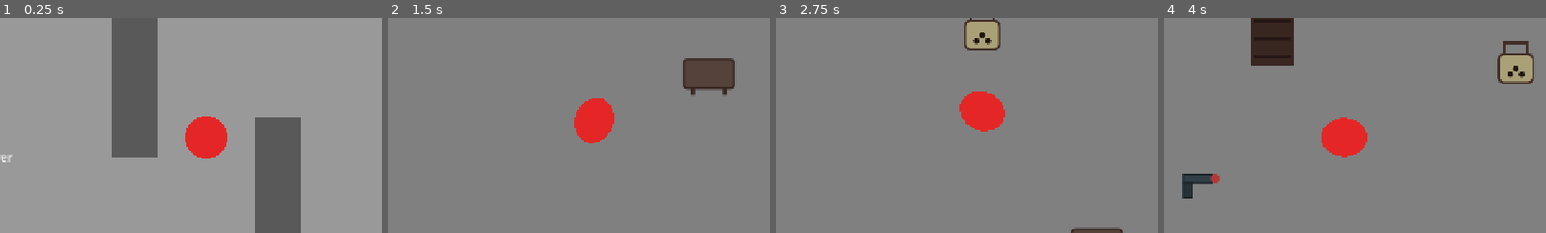
Above: before the commit, frames 1-4 (left to right).
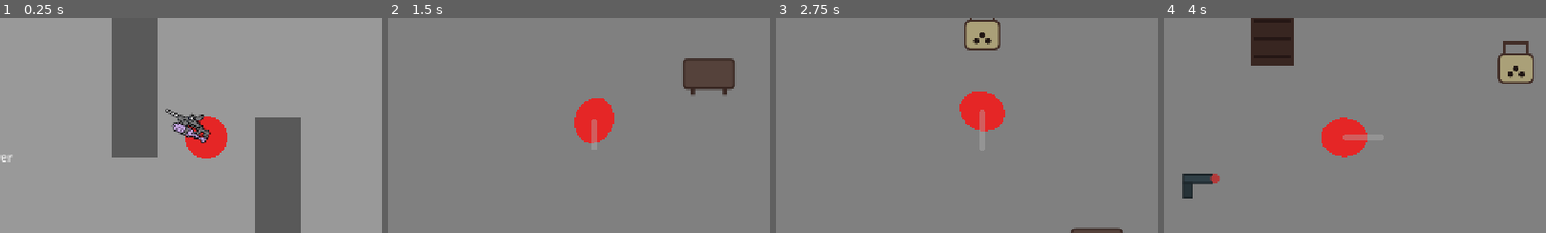
Above: after the commit, the same moments.

Repository: coyote321/BobaGame
Game: Godot game, scene res://Scenes copy/MissionScene.tscn
The game is run twice, just before and just after one commit, with the same random seed, the same clock (stepped at 60 frames per second) and the same inputs. This scene is started directly instead of the project's main scene.
Inputs (mouse positions are % of the whole screen's width and height, from its top left):
- Up to frame 1 (0.25 s): no input
- Up to frame 2 (1.5 s): click "ABORT MISSION" at 0.5 s; tap Enter at 1.25 s; move the mouse to (45, 70) at 1.27 s; hold W (move_up) from 1.28 s (still down); tap 1 (weapon_1) at 1.35 s; click (45, 70) at 1.42 s
- Up to frame 3 (2.75 s): keep holding W (move_up); tap 2 (weapon_2) at 1.55, 2.1 s; move the mouse to (80, 65) at 2.02 s; tap 3 (weapon_3) at 2.3 s
- Up to frame 4 (4 s): move the mouse to (20, 35) at 2.77 s; release W (move_up) at 2.78 s; hold A (move_left) from 2.78 s (still down); tap 3 (weapon_3) at 2.85 s; tap 1 (weapon_1) at 3.05 s; move the mouse to (55, 50) at 3.52 s; tap G (ability) at 3.6 s; click (55, 50) at 3.67 s; tap 2 (weapon_2) at 3.8 s
The pictures show only the part of the screen within x 23-73%, y 22-72%; the shares and areas given below are measured in that part.

The runs differ from the first frame. In frame 1, 0.9% of the frame differs, in the area x 43-56%, y 42-59%; in frame 2, 0.2%; in frame 3, 0.1%; in frame 4, 0.2%.

Commit message:
Added visuals to weapons

Diff:
--- /dev/null
+++ b/Scenes/KitchenKnife.tscn
@@ -0,0 +1,13 @@
+[gd_scene load_steps=2 format=3 uid="uid://knife_scene"]
+
+[ext_resource type="Texture2D" path="res://Assets/Sprites/kitchen_knife.png" id="1_knife"]
+
+[node name="KitchenKnife" type="Node2D"]
+
+[node name="Sprite" type="Sprite2D" parent="."]
+scale = Vector2(1.0, 1.0)
+texture = ExtResource("1_knife")
+texture_filter = 0
+
+[node name="Muzzle" type="Marker2D" parent="."]
+position = Vector2(26, -5)
--- a/Scenes/PauseMenu.tscn
+++ b/Scenes/PauseMenu.tscn
@@ -1,8 +1,8 @@
 [gd_scene load_steps=8 format=3 uid="uid://dak3l4m5n6o7"]
 
-[ext_resource type="Script" path="res://Scripts/PauseMenu.gd" id="1_script"]
-[ext_resource type="FontFile" uid="uid://dn5unlqgldrcv" path="res://Assets/Fonts/Montserrat-Bold.ttf" id="2_font_bold"]
-[ext_resource type="FontFile" uid="uid://cdahggeitls5a" path="res://Assets/Fonts/Montserrat-SemiBold.ttf" id="3_font_semi"]
+[ext_resource type="Script" uid="uid://b0fxrwpw6n70g" path="res://Scripts/PauseMenu.gd" id="1_script"]
+[ext_resource type="FontFile" uid="uid://dn5unlqgldrcv" path="res://Assets copy/Fonts/Montserrat-Bold.ttf" id="2_font_bold"]
+[ext_resource type="FontFile" uid="uid://cdahggeitls5a" path="res://Assets copy/Fonts/Montserrat-SemiBold.ttf" id="3_font_semi"]
 
 [sub_resource type="StyleBoxFlat" id="StyleBoxFlat_Panel"]
 bg_color = Color(0.07, 0.07, 0.09, 0.97)
@@ -32,6 +32,22 @@
 corner_radius_bottom_right = 4
 corner_radius_bottom_left = 4
 
+[sub_resource type="StyleBoxFlat" id="StyleBoxFlat_ButtonPressed"]
+content_margin_left = 20.0
+content_margin_top = 10.0
+content_margin_right = 20.0
+content_margin_bottom = 10.0
+bg_color = Color(0.12, 0.12, 0.14, 1)
+border_width_left = 1
+border_width_top = 1
+border_width_right = 1
+border_width_bottom = 1
+border_color = Color(0.91, 0.76, 0.29, 0.7)
+corner_radius_top_left = 4
+corner_radius_top_right = 4
+corner_radius_bottom_right = 4
+corner_radius_bottom_left = 4
+
 [sub_resource type="StyleBoxFlat" id="StyleBoxFlat_ButtonHover"]
 content_margin_left = 20.0
 content_margin_top = 10.0
@@ -43,22 +59,6 @@
 border_width_right = 1
 border_width_bottom = 1
 border_color = Color(0.91, 0.76, 0.29, 0.5)
-corner_radius_top_left = 4
-corner_radius_top_right = 4
-corner_radius_bottom_right = 4
-corner_radius_bottom_left = 4
-
-[sub_resource type="StyleBoxFlat" id="StyleBoxFlat_ButtonPressed"]
-content_margin_left = 20.0
-content_margin_top = 10.0
-content_margin_right = 20.0
-content_margin_bottom = 10.0
-bg_color = Color(0.12, 0.12, 0.14, 1.0)
-border_width_left = 1
-border_width_top = 1
-border_width_right = 1
-border_width_bottom = 1
-border_color = Color(0.91, 0.76, 0.29, 0.7)
 corner_radius_top_left = 4
 corner_radius_top_right = 4
 corner_radius_bottom_right = 4
@@ -117,7 +117,7 @@
 theme_override_colors/font_color = Color(1, 1, 1, 1)
 theme_override_fonts/font = ExtResource("2_font_bold")
 theme_override_font_sizes/font_size = 32
-text = "PAUSED"
+text = "Pause Menu"
 horizontal_alignment = 1
 
 [node name="AccentLine" type="ColorRect" parent="Control/PanelContainer/MarginContainer/VBoxContainer"]
--- /dev/null
+++ b/Scenes/Pistol.tscn
@@ -0,0 +1,13 @@
+[gd_scene load_steps=2 format=3 uid="uid://pistol_scene"]
+
+[ext_resource type="Texture2D" path="res://Assets/Sprites/bobagun.png" id="1_bobagun"]
+
+[node name="Pistol" type="Node2D"]
+
+[node name="Sprite" type="Sprite2D" parent="."]
+scale = Vector2(1.5, 1.5)
+texture = ExtResource("1_bobagun")
+texture_filter = 0
+
+[node name="Muzzle" type="Marker2D" parent="."]
+position = Vector2(42, -4)
--- a/Scenes/Player.tscn
+++ b/Scenes/Player.tscn
@@ -1,7 +1,7 @@
 [gd_scene load_steps=6 format=3 uid="uid://player123"]
 
-[ext_resource type="Script" path="res://Scripts/PlayerController.gd" id="1_script"]
-[ext_resource type="PackedScene" uid="uid://projectile123" path="res://Scenes/Projectile.tscn" id="3_proj"]
+[ext_resource type="Script" uid="uid://dlyn7b6a0yojw" path="res://Scripts/PlayerController.gd" id="1_script"]
+[ext_resource type="PackedScene" uid="uid://b11035iclj11" path="res://Scenes copy/Projectile.tscn" id="3_proj"]
 
 [sub_resource type="CircleShape2D" id="CircleShape2D_player"]
 radius = 30.0
@@ -25,7 +25,7 @@
 
 [sub_resource type="AnimationLibrary" id="AnimationLibrary_player"]
 _data = {
-"walk": SubResource("Animation_walk")
+&"walk": SubResource("Animation_walk")
 }
 
 [node name="Player" type="CharacterBody2D"]
@@ -35,9 +35,7 @@
 projectile_scene = ExtResource("3_proj")
 
 [node name="Trail" type="Line2D" parent="."]
-visible = false
 top_level = true
-width = 10.0
 default_color = Color(0.7, 0.7, 0.7, 0.4)
 joint_mode = 2
 begin_cap_mode = 2
@@ -58,7 +56,7 @@
 
 [node name="AnimationPlayer" type="AnimationPlayer" parent="."]
 libraries = {
-"": SubResource("AnimationLibrary_player")
+&"": SubResource("AnimationLibrary_player")
 }
 
 [node name="InteractionArea" type="Area2D" parent="."]
--- a/Scripts/Customer.gd
+++ b/Scripts/Customer.gd
@@ -86,7 +86,7 @@
 	var text = ""
 
 	if is_secret_agent:
-		text = "🦉 SECRET ORDER\n"
+		text = "SECRET ORDER\n"
 
 	text += order["base"]
 	if order["milk"] == "Milk":
@@ -94,8 +94,7 @@
 	if order["topping"] != "None":
 		text += " + " + order["topping"]
 
-	if is_secret_agent:
-		text += "\n(The owl...)"
+
 
 	order_label.text = text
 
@@ -128,7 +127,7 @@
 	is_waiting = false
 
 	if is_secret_agent:
-		order_label.text = "🦉 The owl flies\nat midnight..."
+		order_label.text = "Contract accepted."
 	elif satisfaction_score >= 4:
 		order_label.text = "★★★★★ Amazing!"
 	elif satisfaction_score >= 3:
--- a/Scripts/GameManager.gd
+++ b/Scripts/GameManager.gd
@@ -30,6 +30,7 @@
 var weapons: Dictionary = {
 	"Pistol": {
 		"damage": 10, "fire_rate": 1.0, "unlock_level": 1, "cost": 0, "type": "ranged",
+		"weapon_scene": "res://Scenes/Pistol.tscn",
 		"tuning": {
 			"projectile_speed": 850.0, "projectile_size": 10.0, "projectile_lifetime": 2.2,
 			"spread_deg": 1.5, "projectile_color": Color(1.0, 0.42, 0.55),
@@ -51,6 +52,8 @@
 	},
 	"Kitchen Knife": {
 		"damage": 25, "fire_rate": 0.5, "unlock_level": 1, "cost": 0, "type": "melee",
+		"weapon_scene": "res://Scenes/KitchenKnife.tscn",
+		"hold_offset": Vector2(40, 6),
 		"tuning": {
 			"melee_range": 80.0, "melee_arc_dot": 0.5, "lunge_distance": 10.0,
 			"swing_rotation": 0.35, "kick_duration": 0.06, "recover_duration": 0.09,
--- a/Scripts/HUD.gd
+++ b/Scripts/HUD.gd
@@ -60,6 +60,10 @@
 	_set_slot_label(hotbar_slot1, "1: " + GameManager.equipped_main)
 	_set_slot_label(hotbar_slot2, "2: " + GameManager.equipped_melee)
 	_set_slot_label(hotbar_slot3, "3: " + GameManager.equipped_special)
+	# Reset all slots to unselected (overrides Hotbar.tscn defaults)
+	hotbar_slot1.add_theme_stylebox_override("panel", _unselected_style)
+	hotbar_slot2.add_theme_stylebox_override("panel", _unselected_style)
+	hotbar_slot3.add_theme_stylebox_override("panel", _unselected_style)
 
 func _set_slot_label(slot: Panel, text: String):
 	var label = slot.get_node_or_null("Label")
--- a/Scripts/PlayerController.gd
+++ b/Scripts/PlayerController.gd
@@ -49,6 +49,7 @@
 var _weapon_muzzle_flash: Polygon2D
 var _shot_anim_tween: Tween
 var _muzzle_flash_inner: Polygon2D
+var _current_weapon_node: Node2D = null
 
 func _ready():
 	health = GameManager.max_health
@@ -58,6 +59,7 @@
 	await get_tree().process_frame
 	hud_node = get_tree().current_scene.find_child("HUD", true, false)
 	_ensure_weapon_vfx_nodes()
+	_update_weapon_scene()
 
 func _physics_process(delta):
 	if fire_cooldown > 0:
@@ -153,6 +155,45 @@
 	# Update HUD
 	if hud_node and hud_node.has_method("update_weapon"):
 		hud_node.update_weapon(idx, weapon_name)
+	_update_weapon_scene()
+
+func _update_weapon_scene() -> void:
+	if not has_node("Visuals"):
+		return
+	# Remove old weapon scene
+	if _current_weapon_node and is_instance_valid(_current_weapon_node):
+		_current_weapon_node.queue_free()
+		_current_weapon_node = null
+	# No weapons in shop phase
+	if GameManager.current_phase == "SHOP":
+		return
+	# Get weapon scene path
+	var weapon_name = _get_current_weapon_name()
+	var weapon_data = GameManager.weapons.get(weapon_name, {})
+	var scene_path = weapon_data.get("weapon_scene", "")
+	if scene_path == "":
+		return
+	var scene = load(scene_path)
+	if scene:
+		_current_weapon_node = scene.instantiate()
+		var offset = weapon_data.get("hold_offset", Vector2(32, 8))
+		_current_weapon_node.position = offset
+		$Visuals.add_child(_current_weapon_node)
+
+func _get_muzzle_global_position() -> Vector2:
+	if _current_weapon_node and is_instance_valid(_current_weapon_node):
+		var muzzle = _current_weapon_node.get_node_or_null("Muzzle")
+		if muzzle:
+			return muzzle.global_position
+	# Fallback: offset from player center
+	return global_position + _get_facing_direction() * 34.0
+
+func _get_muzzle_local_position() -> Vector2:
+	if _current_weapon_node and is_instance_valid(_current_weapon_node):
+		var muzzle = _current_weapon_node.get_node_or_null("Muzzle")
+		if muzzle:
+			return _current_weapon_node.position + muzzle.position
+	return Vector2(34, 0)
 
 func _ensure_weapon_vfx_nodes() -> void:
 	if not has_node("Visuals"):
@@ -164,7 +205,7 @@
 	_weapon_muzzle_flash.name = "MuzzleFlash"
 	_weapon_muzzle_flash.color = Color(1.0, 0.9, 0.7, 0.0)
 	_weapon_muzzle_flash.polygon = _make_star_polygon(22.0, 8.0, 6)
-	_weapon_muzzle_flash.position = Vector2(34, 0)
+	_weapon_muzzle_flash.position = _get_muzzle_local_position()
 	_weapon_muzzle_flash.z_index = 120
 	$Visuals.add_child(_weapon_muzzle_flash)
 
@@ -231,7 +272,7 @@
 		var random_rot = randf_range(-0.3, 0.3)
 		_weapon_muzzle_flash.color = flash_color
 		_weapon_muzzle_flash.polygon = _make_star_polygon(flash_size.x, flash_size.y * 0.6, 5 + randi() % 3)
-		_weapon_muzzle_flash.position = Vector2.ZERO
+		_weapon_muzzle_flash.position = _get_muzzle_local_position()
 		_weapon_muzzle_flash.rotation = random_rot
 		_weapon_muzzle_flash.scale = Vector2(0.6, 0.6)
 		_weapon_muzzle_flash.modulate.a = 1.0
@@ -284,7 +325,7 @@
 	scale_curve.add_point(Vector2(1.0, 0.0))
 	particles.scale_amount_curve = scale_curve
 
-	particles.global_position = global_position + direction * 34.0
+	particles.global_position = _get_muzzle_global_position()
 	particles.z_index = 115
 	get_parent().add_child(particles)
 
@@ -317,7 +358,7 @@
 	fade.set_color(1, Color(0.65, 0.52, 0.25, 0.0))
 	shell.color_ramp = fade
 
-	shell.global_position = global_position + direction * 20.0
+	shell.global_position = _get_muzzle_global_position()
 	shell.z_index = 90
 	get_parent().add_child(shell)
 	_auto_free_after(shell, 0.8)
@@ -391,6 +432,7 @@
 	melee_anim_tuning["kick_rotation"] = float(tuning.get("swing_rotation", 0.3))
 
 	_play_shot_animation(facing_dir, melee_anim_tuning)
+	_play_melee_swing(tuning)
 	global_position += facing_dir * float(tuning.get("lunge_distance", 8.0))
 
 	var melee_range = float(tuning.get("melee_range", 80.0))
@@ -399,6 +441,7 @@
 
 	var enemies_node = get_parent().get_node_or_null("Enemies")
 	if enemies_node:
+		var attack_origin = _get_muzzle_global_position()
 		for enemy in enemies_node.get_children():
 			if enemy.has_method("take_damage"):
 				var dist = global_position.distance_to(enemy.global_position)
@@ -409,6 +452,26 @@
 						_spawn_melee_hit_effect(enemy.global_position, burst_color)
 
 	fire_cooldown = GameManager.weapons.get(weapon_name, {}).get("fire_rate", 0.5)
+
+func _play_melee_swing(tuning: Dictionary) -> void:
+	if not _current_weapon_node or not is_instance_valid(_current_weapon_node):
+		return
+	var swing_duration = (float(tuning.get("kick_duration", 0.06)) + float(tuning.get("recover_duration", 0.09))) * 2.5
+	var swing_angle = float(tuning.get("swing_rotation", 0.35))
+
+	var weapon = _current_weapon_node
+	var start_rot = weapon.rotation
+	var start_scale = weapon.scale
+
+	var tween = create_tween()
+	# Wind up (rotate back, scale up)
+	tween.tween_property(weapon, "rotation", start_rot - swing_angle * 2.5, swing_duration * 0.15).set_trans(Tween.TRANS_SINE).set_ease(Tween.EASE_IN)
+	tween.parallel().tween_property(weapon, "scale", start_scale * 1.3, swing_duration * 0.15)
+	# Slash forward (fast, big arc)
+	tween.tween_property(weapon, "rotation", start_rot + swing_angle * 5.0, swing_duration * 0.25).set_trans(Tween.TRANS_EXPO).set_ease(Tween.EASE_OUT)
+	# Recover
+	tween.tween_property(weapon, "rotation", start_rot, swing_duration * 0.6).set_trans(Tween.TRANS_ELASTIC).set_ease(Tween.EASE_OUT)
+	tween.parallel().tween_property(weapon, "scale", start_scale, swing_duration * 0.4).set_trans(Tween.TRANS_SINE)
 
 func _spawn_slash_arc(direction: Vector2, radius: float, color: Color, tuning: Dictionary) -> void:
 	var arc = Polygon2D.new()
@@ -607,7 +670,7 @@
 	shape.shape = circle
 	projectile.add_child(shape)
 
-	projectile.global_position = global_position + direction * 34.0
+	projectile.global_position = _get_muzzle_global_position()
 
 	get_parent().add_child(projectile)
 	projectile.body_entered.connect(projectile._on_body_entered)
@@ -814,7 +877,7 @@
 	shape.shape = circle
 	flame.add_child(shape)
 
-	flame.global_position = global_position + base_dir * 25
+	flame.global_position = _get_muzzle_global_position()
 	get_parent().add_child(flame)
 
 	flame.body_entered.connect(flame._on_body_entered)
--- a/Scripts/ShopController.gd
+++ b/Scripts/ShopController.gd
@@ -272,7 +272,7 @@
 		current_order.append(ing)
 		order_description += ing + " "
 	if randf() < 0.4:
-		order_description += "\n\nSPECIAL ORDER: 'The Owl flies at midnight.'"
+		order_description += "\n\nSPECIAL ORDER"
 		GameManager.target_order_received = true
 	lbl_order.text = order_description
 
--- a/Scripts/ShopManager.gd
+++ b/Scripts/ShopManager.gd
@@ -291,7 +291,7 @@
 
 	GameManager.receive_contract(target, reward)
 
-	var notif = _styled_label("\"The owl flies at midnight...\"\nTarget: " + target,
+	var notif = _styled_label("New Contract\nTarget: " + target,
 		font_semi, 20, TEXT_RED)
 	notif.position = Vector2(400, 300)
 	notif.z_index = 100
Binary file added: Assets/Sprites/bobagun.png
Not shown, added: Assets/Sprites/bobagun.png.import
Binary file added: Assets/Sprites/kitchen_knife.png
Not shown, added: Assets/Sprites/kitchen_knife.png.import
Not shown: 1 places in Scenes/PauseMenu.tscn that only renumber resources
